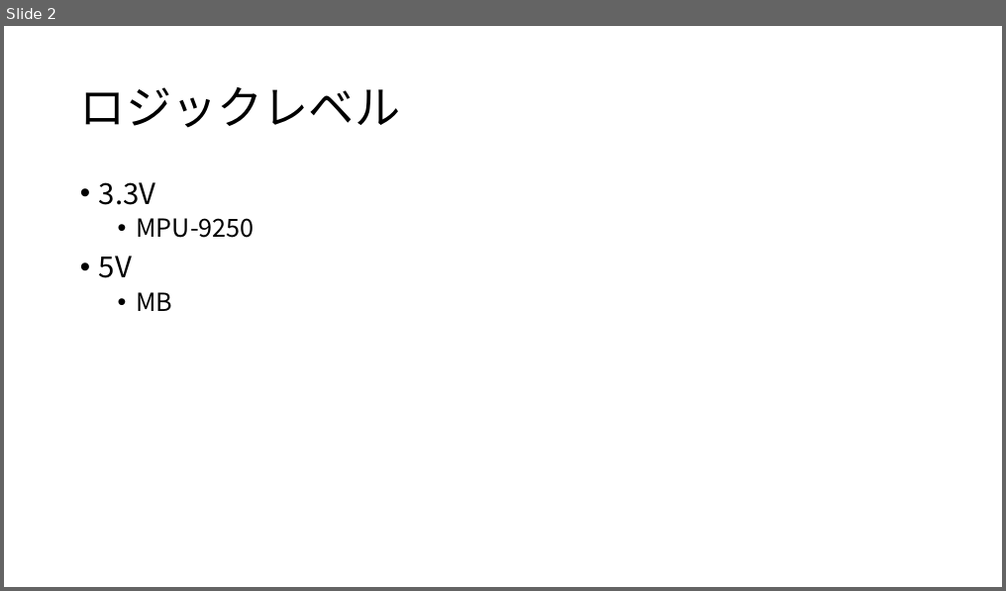
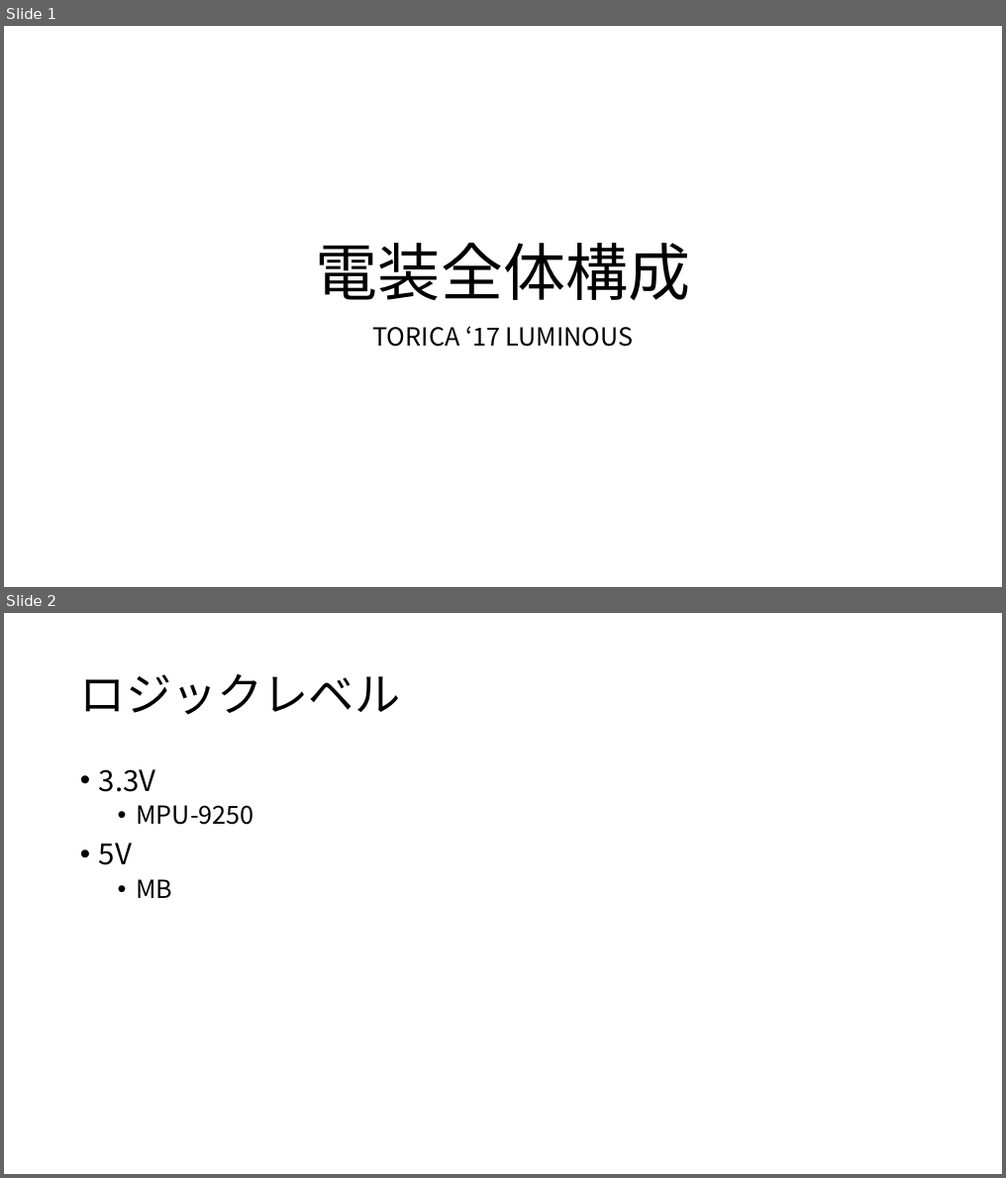
Before and after one commit to TORICA/avio17, a slide deck: 電装全体構成_TORICA_17_LUMINOUS.pptx. Shown one above the other, each under a label of ours: slide 2 before the commit, slides 1 and 2 after it. The pictures are 1006x591 and 1006x1178 pixels, drawn with LibreOffice and Linux fonts; fonts in the diff are those of the drawing. Boxes give left, top, right and bottom in pixels: in the first picture for what was removed or moved away, otherwise in the second. Text is boxed around its words. In the diff, an @@ line names an element or a change of style, - is before the commit and + after.

```diff
--- a/電装全体構成_TORICA_17_LUMINOUS.pptx
+++ b/電装全体構成_TORICA_17_LUMINOUS.pptx
@@ slide 1 added at bbox=[4, 26, 1002, 587], background #FFFFFF @@
@@ title added at bbox=[316, 243, 690, 300], 60 pt, text #000000 @@
+電装全体構成
@@ subtitle added at bbox=[373, 326, 634, 347], 24 pt, text #000000 @@
+TORICA ‘17 LUMINOUS
```
Also in this commit, not shown: 1 slide changed, 9 other slides added, 1 slide removed, 1 other file.
